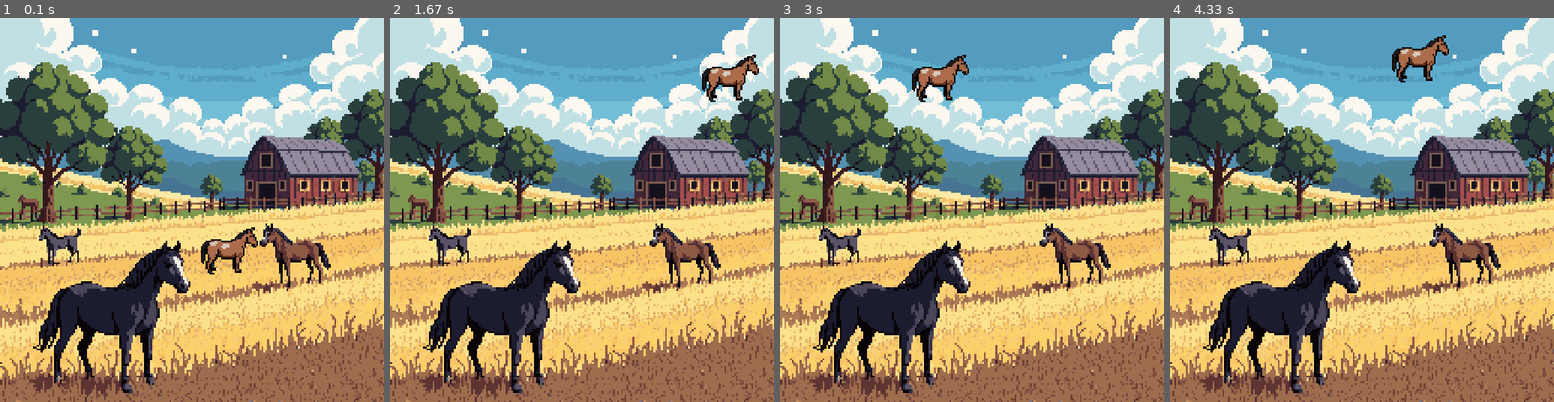
Above: before the commit, frames 1-4 (left to right).
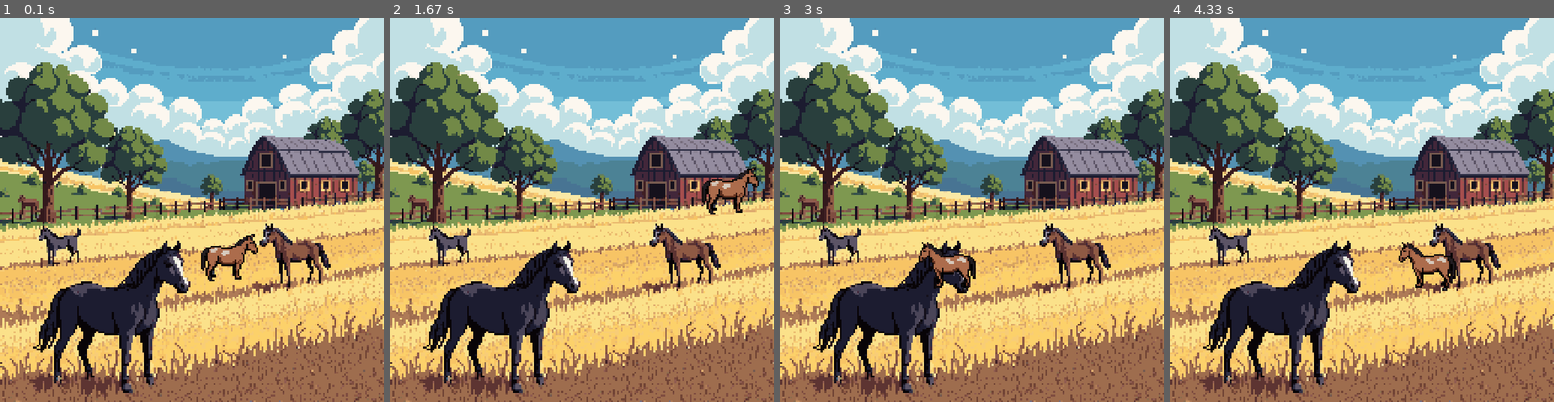
Above: after the commit, the same moments.

Repository: CaydenChampion/2D-Game-development-with-pygame
Game: pygame game, started from Game_Window.py
Same seed, same stepped clock (60 frames per second), same inputs: the game is played once before the commit and once after it.
Inputs:
- Up to frame 1 (0.1 s): no input
- Up to frame 2 (1.67 s): hold W 0.33-0.8 s; hold Right 0.33-0.8 s; hold Right 0.83-1.3 s; hold W 1.33-1.63 s
- Up to frame 3 (3 s): hold A 2.17-2.7 s; hold Left from 2.73 s (still down)
- Up to frame 4 (4.33 s): release Left at 3.13 s; hold W 3.17-3.53 s; hold Right 3.57-4.2 s; hold A from 4.23 s (still down)

The runs differ from the first frame. In frame 1, 0.9% of the frame differs, in the area x 52-68%, y 54-69%; in frame 2, 1.7%, in the area x 81-97%, y 9-52%; in frame 3, 1.7%; in frame 4, 1.7%.

Commit message:
got jumping and directional changes working

Diff:
--- a/Game_Window.py
+++ b/Game_Window.py
@@ -10,13 +10,24 @@
 PLAYER_Y = GAME_HEIGHT / 2
 PLAYER_WIDTH = 108
 PLAYER_HEIGHT = 108
+PLAYER_JUMP_WIDTH = 52
+PLAYER_JUMP_HEIGHT = 60
 PLAYER_DISTANCE = 5
 
+GRAVITY = 0.5
+PlAYER_VELOCITY_Y = -10
+FLOOR_Y = GAME_HEIGHT * 3/4
+
 #images
-background_image = pygame.image.load(os.path.join("images", "temp_background.png")) # load the background image
-background_image = pygame.transform.scale(background_image, (GAME_WIDTH, GAME_HEIGHT))
-player_image_right = pygame.image.load(os.path.join("images", "horse_right.png")) # load the player image
-player_image_right = (pygame.transform.scale(player_image_right, (PLAYER_WIDTH, PLAYER_HEIGHT))) # scale the player image to the player's width and height
+def load_image(image_name, scale=None):
+    image = pygame.image.load(os.path.join("images", image_name))
+    if scale is not None:
+        image = pygame.transform.scale(image, scale)
+    return image
+
+background_image = load_image("temp_background.png", (GAME_WIDTH, GAME_HEIGHT))
+player_image_right = load_image("Horse_Right.png", (PLAYER_WIDTH, PLAYER_HEIGHT))
+player_image_left = load_image("Horse_Left.png", (PLAYER_WIDTH, PLAYER_HEIGHT))
 
 
 pygame.init()  # always needed to initialize py game
@@ -30,15 +41,35 @@
     def __init__(self):
         super().__init__(PLAYER_X, PLAYER_Y, PLAYER_WIDTH, PLAYER_HEIGHT)
         self.image = player_image_right
+        self.velocity_y = 0
+        self.direction = "right"
+        self.jumping = False
+
+    def update_image(self):
+        if self.direction == "right":
+            self.image = player_image_right
+        if self.direction == "left":
+            self.image = player_image_left
+
 
 # left (x) and top (y), width and height
 player = Player()
+
+def move():
+    player.y += player.velocity_y # update the player's vertical position based on its velocity
+    player.velocity_y += GRAVITY # apply gravity to the player's vertical velocity
+
+    if player.y + player.height > FLOOR_Y:
+        player.y = FLOOR_Y - player.height
+        player.velocity_y = 0 # Stops falling when hit the floor
+        player.jumping = False
 
 
 def draw():
     # window.fill('blue') # fill the window with blue color
     window.fill((0,0,0)) # fill the window with a custom color using RGB values
     window.blit(background_image, (0,0)) # draw the background image on the window at position (0,80)
+    player.update_image()
     window.blit(player.image, player) # draw the player image on the window at the player's position
 
 while True: #game loop
@@ -47,29 +78,23 @@
             pygame.quit()
             exit()
 
-        # KEYDOWN - key was pressed, KEYUP - key was pressed/released
-        '''if event.type == pygame.KEYDOWN: # user presses a key
-            if event.key in (pygame.K_UP, pygame.K_a): # left arrow key or 'a' key
-                player.x -= 10 # move the player left by 10 pixels
-            if event.key in (pygame.K_RIGHT, pygame.K_d): # right arrow key or 'd' key
-                player.x += 10 # move the player right by 10 pixels
-            if event.key in (pygame.K_UP, pygame.K_w): # up arrow key or 'w' key
-                player.y -= 10 # move the player up by 10 pixels
-            if event.key in (pygame.K_DOWN, pygame.K_s): # down arrow key or 's' key
-                player.y += 10 # move the player down by 10 pixels'''
-
     keys = pygame.key.get_pressed() # get the state of all keyboard buttons
     if keys[pygame.K_LEFT] or keys[pygame.K_a]:
         player.x = max(player.x - PLAYER_DISTANCE, 0) # move the player left by 5 pixels, but not beyond the left edge of the window
+        player.direction = "left"
 
     if keys[pygame.K_RIGHT] or keys[pygame.K_d]:
         player.x = min(player.x + PLAYER_DISTANCE, GAME_WIDTH - player.width) # move the player right by 5 pixels, but not beyond the right edge of the window
+        player.direction = "right"
 
-    if keys[pygame.K_UP] or keys[pygame.K_w]:
-        player.y = max(player.y - PLAYER_DISTANCE, 0) # move the player up by 5 pixels, but not above the top of the window
+    if (keys[pygame.K_UP] or keys[pygame.K_w]) and not player.jumping:
+        player.velocity_y = PlAYER_VELOCITY_Y # set the player's vertical velocity to the defined value (jumping)
+        player.jumping = True
 
-    if keys[pygame.K_DOWN] or keys[pygame.K_s]:
-        player.y = min(player.y + PLAYER_DISTANCE, GAME_HEIGHT - player.height) # move the player down by 5 pixels, but not below the bottom of the window
+    # if keys[pygame.K_DOWN] or keys[pygame.K_s]:
+    #     player.y = min(player.y + PLAYER_DISTANCE, GAME_HEIGHT - player.height) # move the player down by 5 pixels, but not below the bottom of the window
+
+    move()
 
     draw()
     pygame.display.update()
